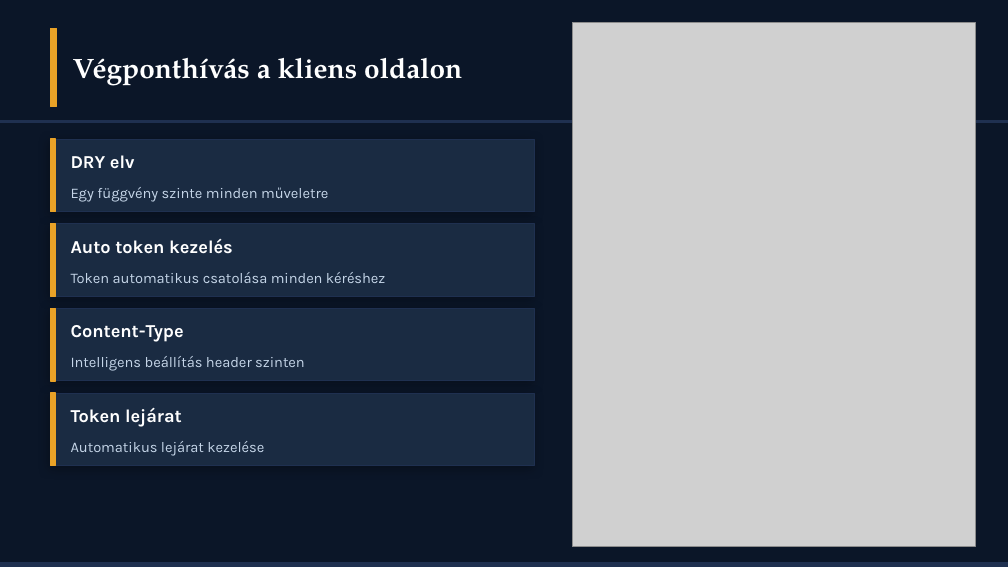
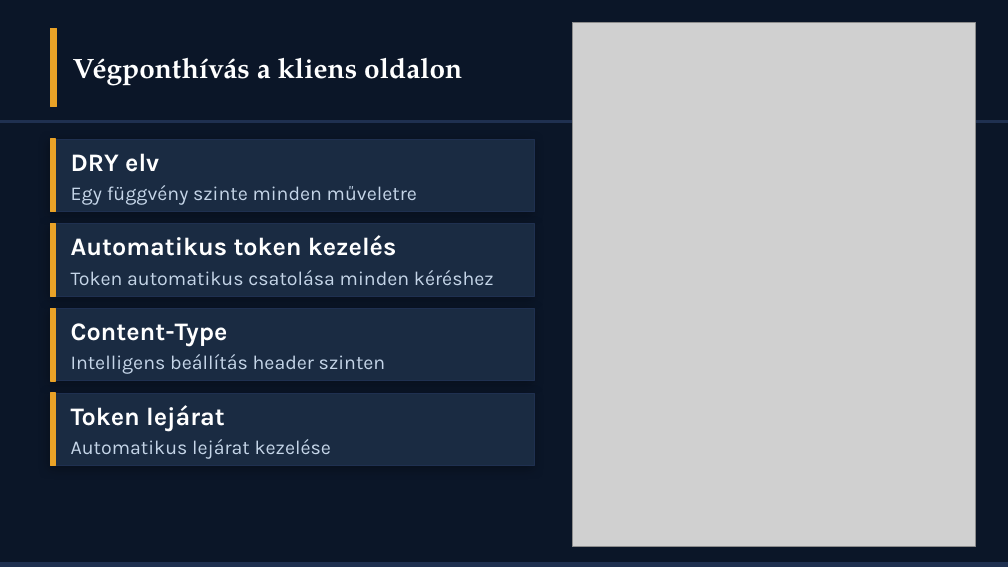
Before and after one commit to hihi-dotcom/CrossCountryBuilds_Webshop, a slide deck: slide 7 of doc/CrossCountryWebshop_Premium (1).pptx. Drawn at 1008x567 pixels with LibreOffice and Linux fonts; fonts in the diff are those of the drawing; grey boxes stand for pictures. Boxes give left, top, right and bottom in pixels: in the first picture for what was removed or moved away, otherwise in the second. Text is boxed around its words. In the diff, an @@ line names an element or a change of style, - is before the commit and + after.

```diff
--- a/doc/CrossCountryWebshop_Premium (1).pptx
+++ b/doc/CrossCountryWebshop_Premium (1).pptx
@@ text at <box>71,235,396,256</box>: text changed; size 13 to 18 pt @@
-Auto token kezelés
+Automatikus token kezelés
@@ size 13 to 18 pt in 3 elements at <box>71,153,159,172</box>, <box>71,323,228,347</box>, <box>71,405,225,431</box> @@
@@ size 10.5 to 14 pt in 4 elements at <box>71,185,417,205</box>, <box>71,270,494,285</box>, <box>71,354,386,374</box>, <box>71,439,331,459</box> @@
```
Also in this commit, not shown: 10 other slides changed, 1 slide added, 1 slide removed.
